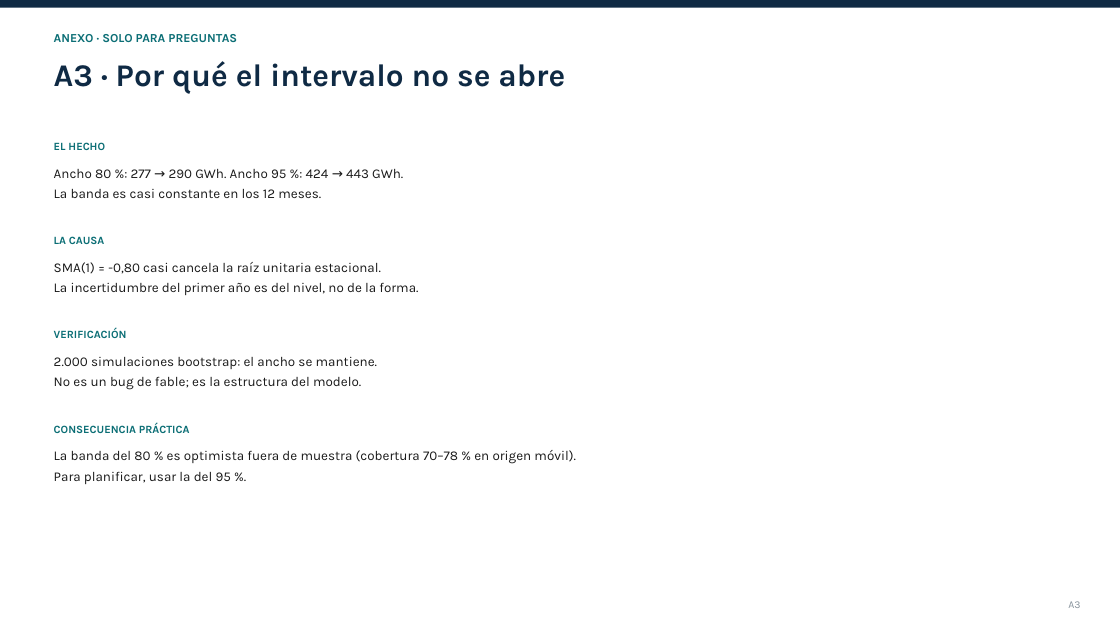
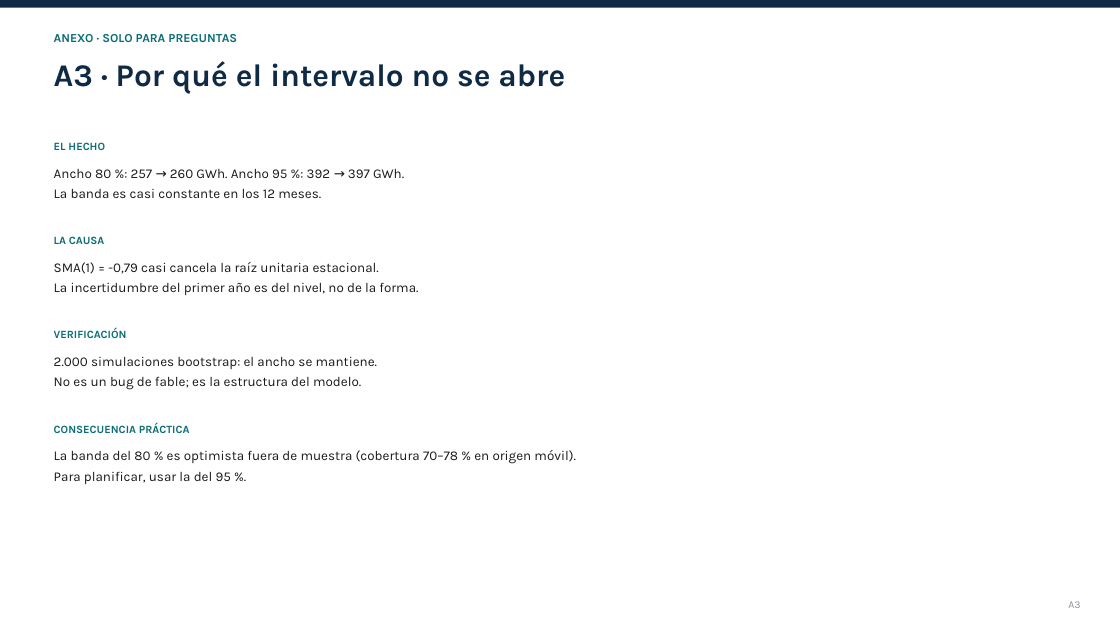
Before and after one commit to Yennzygame/Light_SESA_IND2616, a slide deck: slide 14 of 5_estudio/SLIDES_10MIN.pptx. Drawn at 1120x630 pixels with LibreOffice and Linux fonts; fonts in the diff are those of the drawing. Boxes give left, top, right and bottom in pixels: in the first picture for what was removed or moved away, otherwise in the second. Text is boxed around its words. In the diff, an @@ line names an element or a change of style, - is before the commit and + after.

```diff
--- a/5_estudio/SLIDES_10MIN.pptx
+++ b/5_estudio/SLIDES_10MIN.pptx
@@ text at <box>54,169,404,178</box>: text changed @@
-Ancho 80 %: 277 → 290 GWh. Ancho 95 %: 424 → 443 GWh.
+Ancho 80 %: 257 → 260 GWh. Ancho 95 %: 392 → 397 GWh.
@@ text at <box>54,262,379,274</box>: text changed @@
-SMA(1) = -0,80 casi cancela la raíz unitaria estacional.
+SMA(1) = -0,79 casi cancela la raíz unitaria estacional.
```
Also in this commit, not shown: 7 other slides changed, 3 other files.
